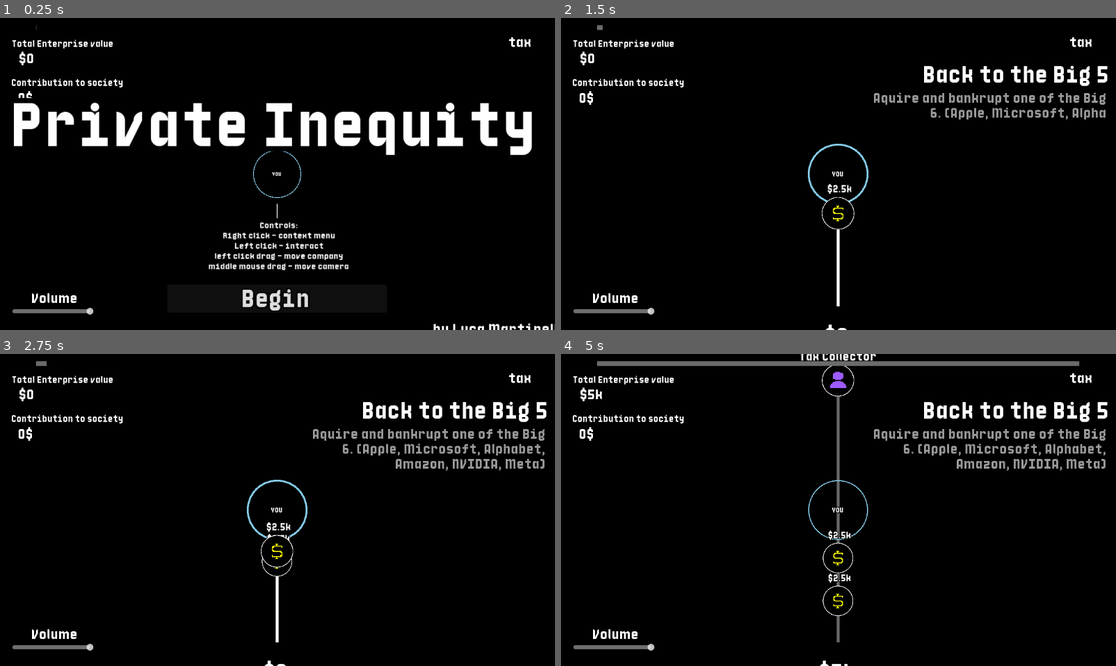
Above: before the commit, frames 1-4 (two rows, left to right).
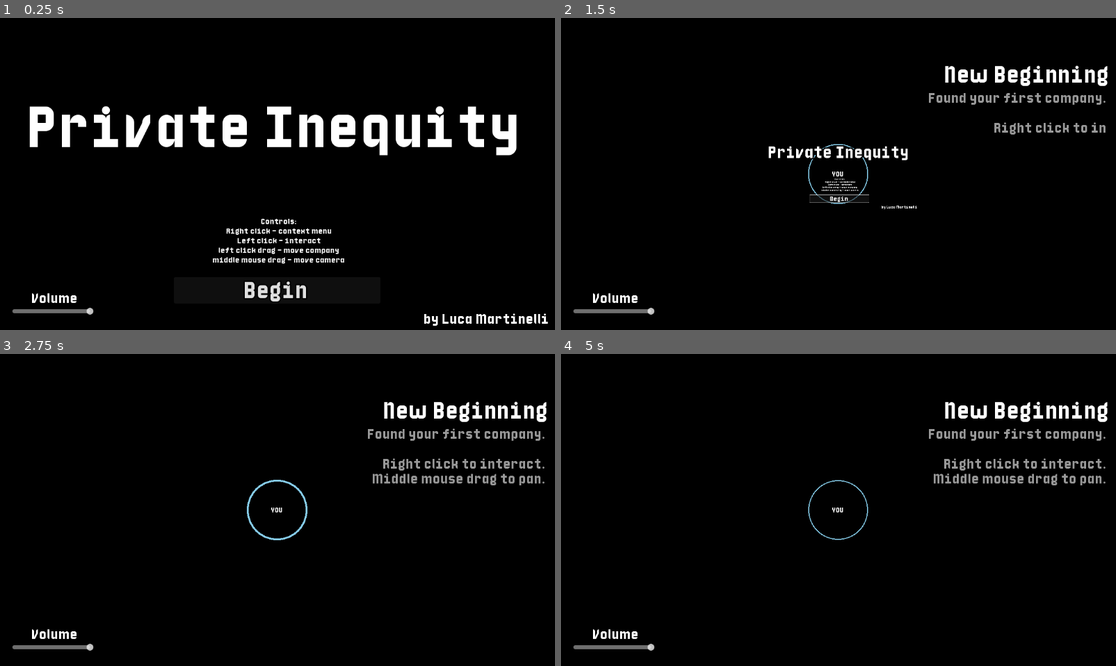
Above: after the commit, the same moments.

Repository: pirey0/LD58
Game: Godot game, scene res://main.tscn
The game is run twice, just before and just after one commit, with the same random seed, the same clock (stepped at 60 frames per second) and the same inputs.
Inputs (mouse positions are in pixels of both pictures, inside the frame that each line leads up to):
- Up to frame 1 (0.25 s): no input
- Up to frame 2 (1.5 s): click "Begin" at 0.5 s; click "Begin" at 1.25 s
- Up to frame 3 (2.75 s): click "Begin" at 2 s
- Up to frame 4 (5 s): tap Enter at 2.75, 3.5, 4.25 s; move the mouse to (960, 494) at 2.77 s; tap 1 at 2.85 s; click (960, 494) at 2.92 s; tap Space at 3.02 s; drag from (727, 525) to (810, 572) at 3.52 s; move the mouse to (894, 441) at 4.27 s; tap 3 at 4.35 s; click (894, 441) at 4.42 s

The runs differ from the first frame. In frame 1, 10% of the frame differs, in the area x 2-100%, y 2-100%; in frame 2, 4.6%; in frame 3, 4.7%; in frame 4, 6.9%.

Commit message:
last fixes

Diff:
--- a/content/action_menu_item.gd
+++ b/content/action_menu_item.gd
@@ -14,7 +14,7 @@
 			.set_trans(Tween.TransitionType.TRANS_BACK).set_ease(Tween.EASE_OUT)
 
 	$Button.pressed.connect(Audio.play.bind("click2"))
-	Audio.play("bga", 0)
+	Audio.play("bga", 0.0)
 
 func vanish():
 	var tw = create_tween()
--- a/content/connection_item.gd
+++ b/content/connection_item.gd
@@ -19,7 +19,7 @@
 	var tw = create_tween()
 	tw.tween_property(self,"scale", Vector2.ONE , 1.0).from(0.1 * Vector2.ONE)\
 			.set_trans(Tween.TransitionType.TRANS_BACK).set_ease(Tween.EASE_OUT)
-	Audio.play("whouhu",-15)
+	Audio.play("whouhu",-30)
 
 func _process(delta: float) -> void:
 	if vanished:
@@ -43,7 +43,7 @@
 		return
 	vanished = true
 
-	Audio.play("wabib",-10)
+	Audio.play("blub",-30)
 	var tw = create_tween()
 	tw.tween_property(self,"scale", Vector2.ZERO , 0.5).from(Vector2.ONE)\
 			.set_trans(Tween.TransitionType.TRANS_BACK).set_ease(Tween.EASE_IN)
--- a/content/connection_item_money.gd
+++ b/content/connection_item_money.gd
@@ -5,11 +5,3 @@
 		value = x
 		$Label.text = Util.format_money(value)
 		$Label.show()
-
-func _ready() -> void:
-	super()
-
-	Audio.play("whouhu",-15)
-func vanish():
-	super()
-	Audio.play("wabib",-10)
--- a/main.gd
+++ b/main.gd
@@ -1,7 +1,7 @@
 extends Node
 
 func _ready() -> void:
-	var debug := true
+	var debug := false
 
 	if debug and OS.has_feature("editor"):
 		G.progression.skip_to("progression_step_20")
--- a/main.tscn
+++ b/main.tscn
@@ -145,6 +145,7 @@
 scrollable = false
 
 [node name="Label" type="Label" parent="UI/CycleParent/HSlider"]
+visible = false
 layout_mode = 0
 offset_left = 981.0
 offset_top = 26.0
--- a/meta.gd
+++ b/meta.gd
@@ -42,6 +42,7 @@
 
 func on_new_game():
 	Audio.play("click")
+	create_tween().tween_callback(func():Audio.play("zwip", -10.0, 0.3,0.3)).set_delay(0.4)
 	new_game_clicked.emit()
 	close_main_menu()
 
